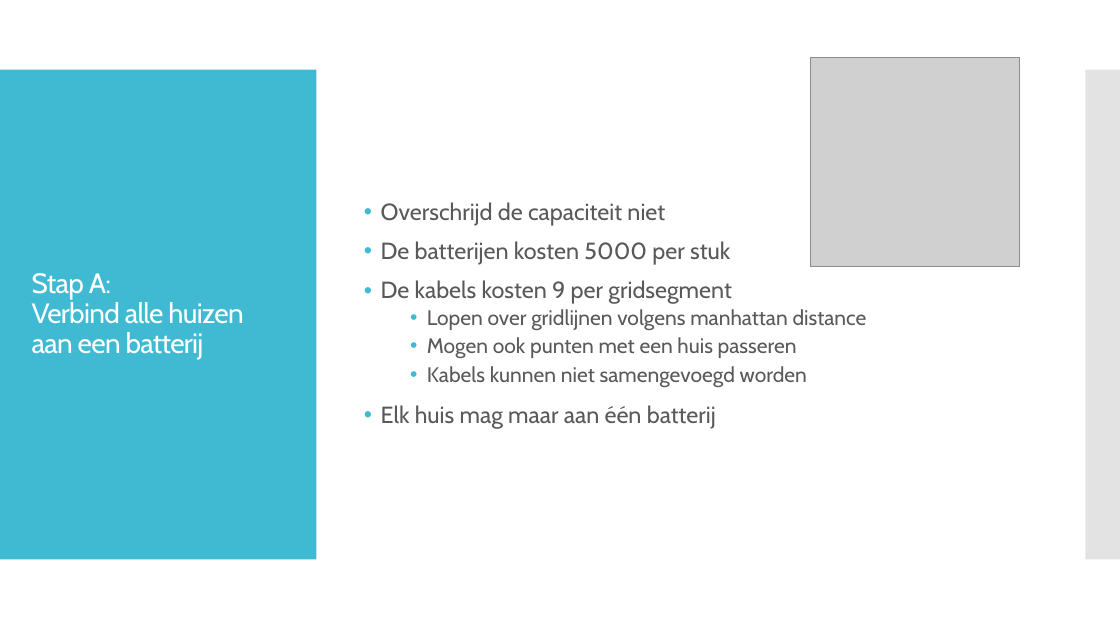
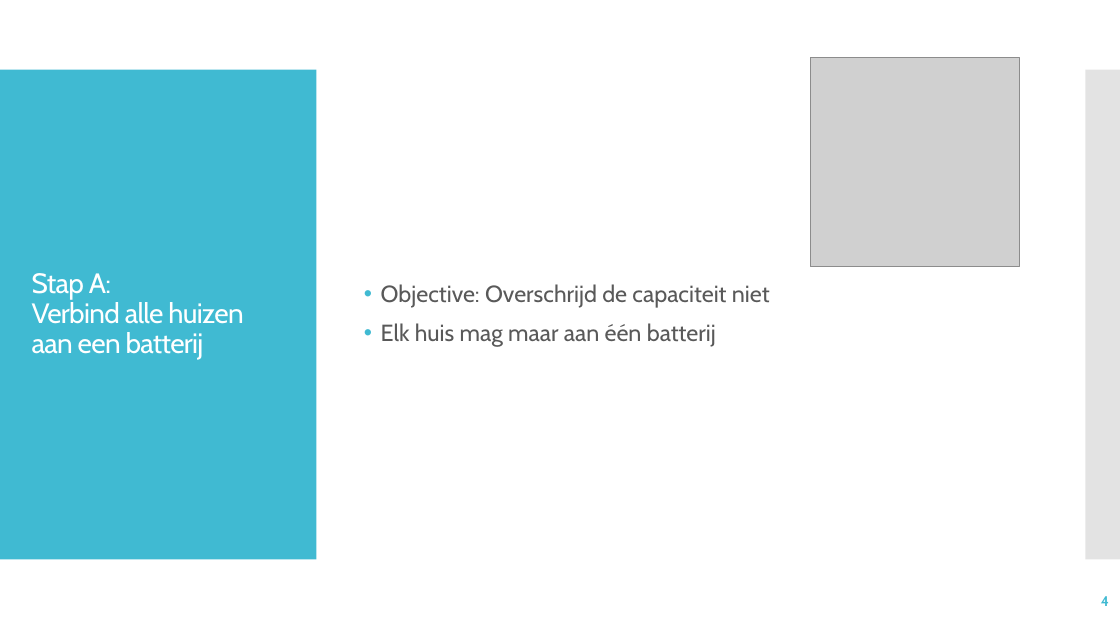
Before and after one commit to DaanMol/blauw.smartgrid, a slide deck: slide 4 of Presentation/powerpoints/The presentation to end all presentations.pptx (slide 3 before the commit). Drawn at 1120x630 pixels with LibreOffice and Linux fonts; fonts in the diff are those of the drawing; grey boxes stand for pictures. Boxes give left, top, right and bottom in pixels: in the first picture for what was removed or moved away, otherwise in the second. Text is boxed around its words. In the diff, an @@ line names an element or a change of style, - is before the commit and + after.

```diff
--- a/Presentation/powerpoints/The presentation to end all presentations.pptx
+++ b/Presentation/powerpoints/The presentation to end all presentations.pptx
@@ text at [381, 284, 770, 308]: text changed; size 18 to 20 pt @@
-• Overschrijd de capaciteit niet
-• De batterijen kosten 5000 per stuk
-• De kabels kosten 9 per gridsegment
-  • Lopen over gridlijnen volgens manhattan distance
-  • Mogen ook punten met een huis passeren
-  • Kabels kunnen niet samengevoegd worden
+• Objective: Overschrijd de capaciteit niet
@@ page number added at [1101, 596, 1109, 606], 12 pt, text #40BAD2, bold @@
+4
```
Also in this commit, not shown: 15 other slides changed, 12 slides added, 4 slides removed.
